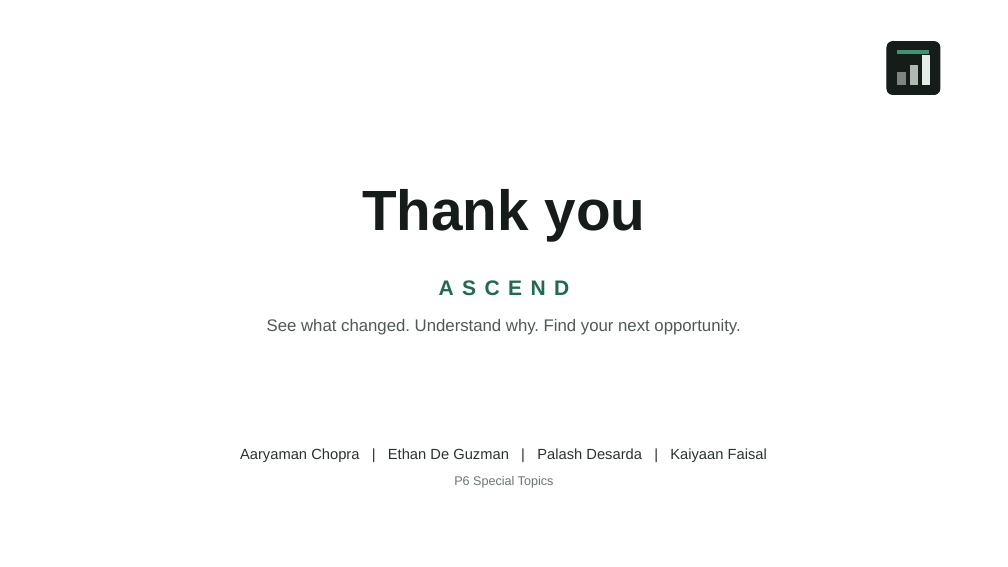
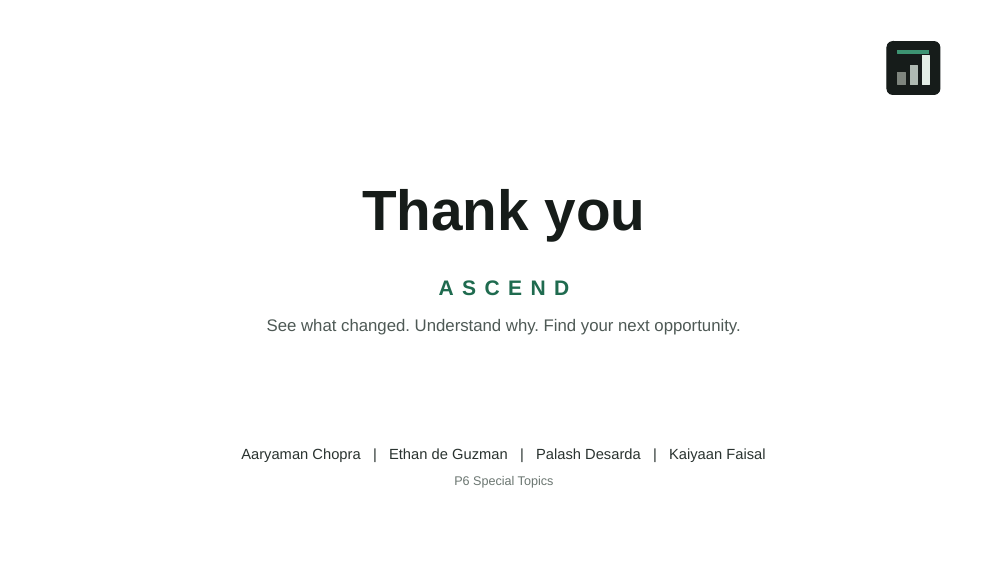
Before and after one commit to EDGDevelopment/Ascend, a slide deck: slide 8 of docs/Ascend_Sprint_Review_1.pptx. Drawn at 1008x567 pixels with LibreOffice and Linux fonts; fonts in the diff are those of the drawing. Boxes give left, top, right and bottom in pixels: in the first picture for what was removed or moved away, otherwise in the second. Text is boxed around its words. In the diff, an @@ line names an element or a change of style, - is before the commit and + after.

```diff
--- a/docs/Ascend_Sprint_Review_1.pptx
+++ b/docs/Ascend_Sprint_Review_1.pptx
@@ text at <box>241,448,765,462</box>: text changed @@
-Aaryaman Chopra | Ethan De Guzman | Palash Desarda | Kaiyaan Faisal
+Aaryaman Chopra | Ethan de Guzman | Palash Desarda | Kaiyaan Faisal
```
Also in this commit, not shown: 3 other slides changed.
